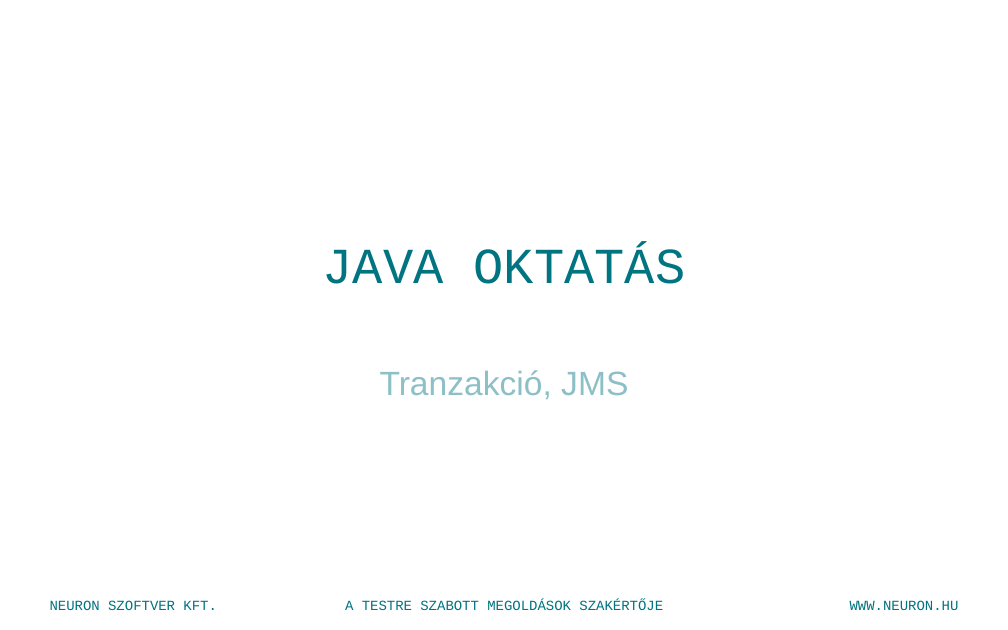
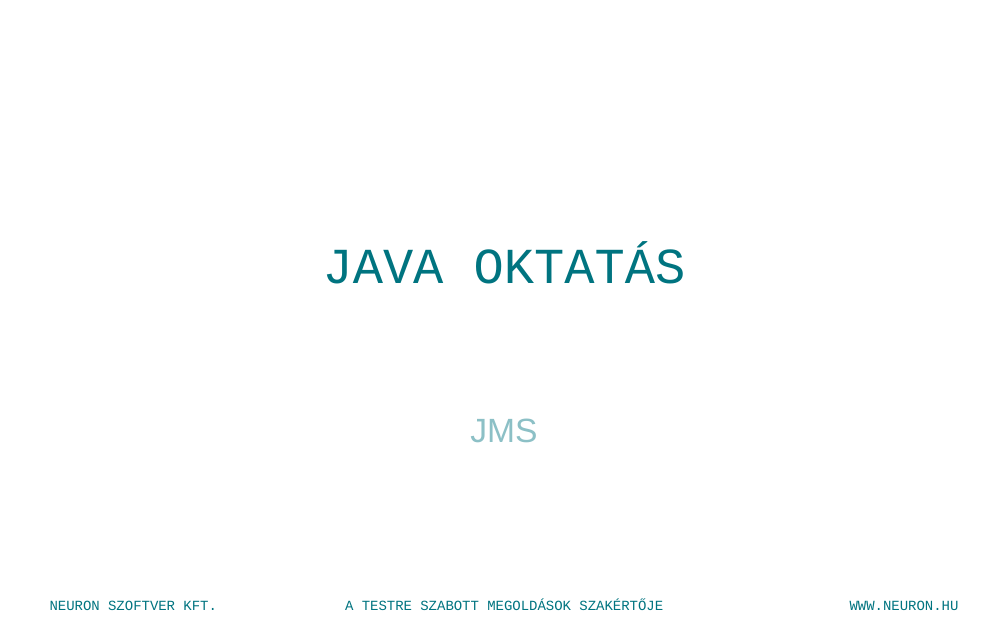
Before and after one commit to shevatevk/training, a slide deck: slide 1 of documentation/Java training 41- EJB - JMS.pptx. Drawn at 1008x630 pixels with LibreOffice and Linux fonts; fonts in the diff are those of the drawing; background and template pictures are left out. Boxes give left, top, right and bottom in pixels: in the first picture for what was removed or moved away, otherwise in the second. Text is boxed around its words. In the diff, an @@ line names an element or a change of style, - is before the commit and + after.

```diff
--- a/documentation/Java training 41- EJB - JMS.pptx
+++ b/documentation/Java training 41- EJB - JMS.pptx
@@ subtitle at box(470, 418, 537, 442): text changed @@
-Tranzakció, JMS
+JMS
```
Also in this commit, not shown: 9 slides removed, 24 other files.
